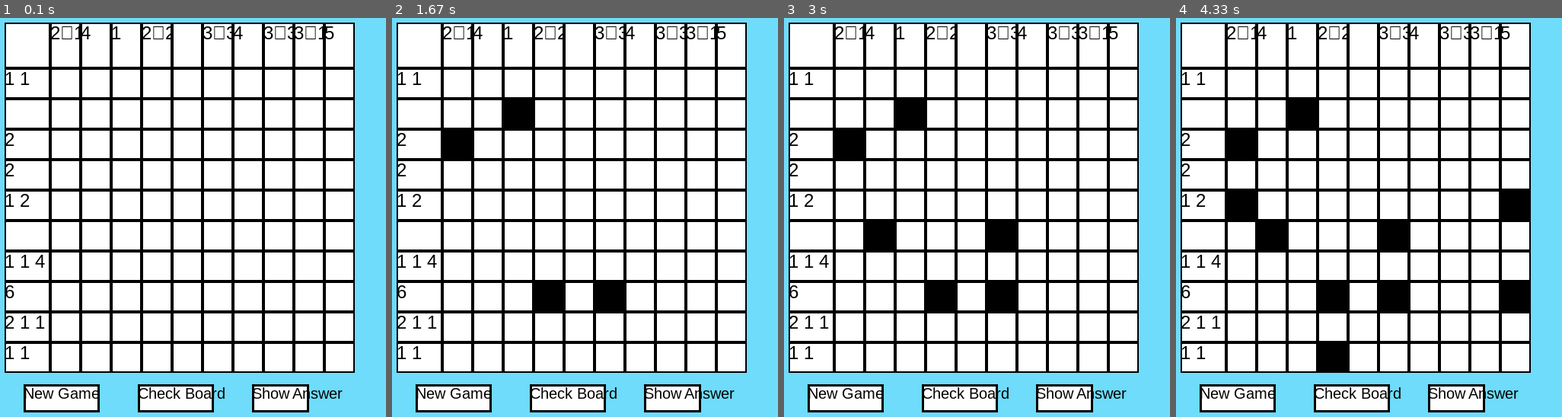
Above: before the commit, frames 1-4 (left to right).
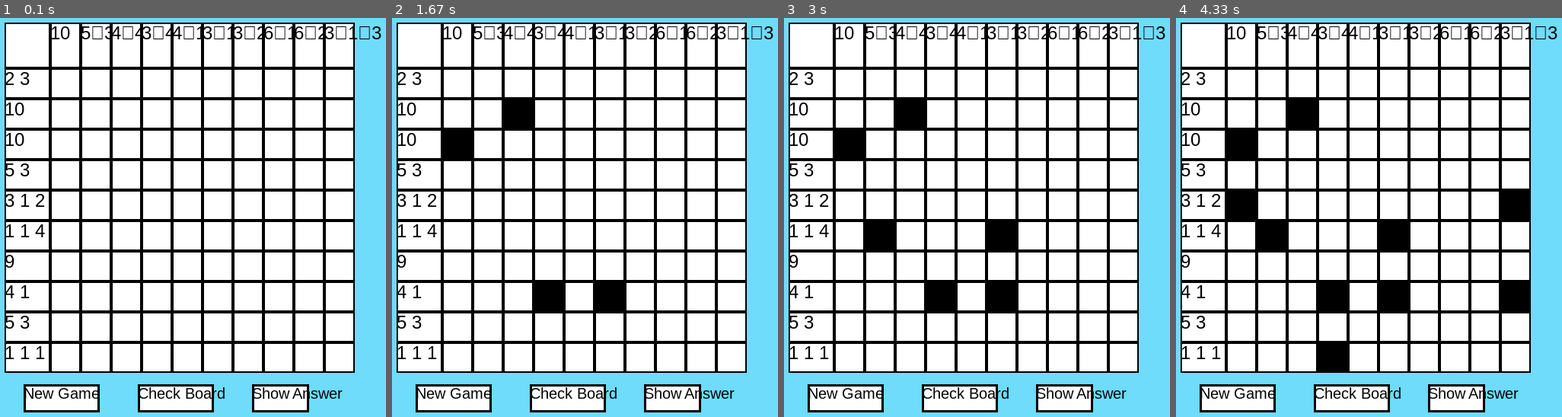
Above: after the commit, the same moments.

Repository: mgoldy925/nonogram-pygame
Game: pygame game, started from gui.py
Two runs of this game, one before a commit and one after it. Both use one fixed random seed, a clock stepped at 60 frames per second and the inputs below.
Inputs (mouse positions are in pixels of both pictures, inside the frame that each line leads up to):
- Up to frame 1 (0.1 s): no input
- Up to frame 2 (1.67 s): press the mouse at (731, 173) at 0.37 s; move the mouse to (588, 157) at 0.47 s; release the mouse at (446, 145) at 0.6 s; press the mouse at (519, 113) at 0.7 s; move the mouse to (569, 209) at 0.8 s; release the mouse at (619, 309) at 0.93 s; press the mouse at (608, 81) at 1.03 s; move the mouse to (565, 101) at 1.13 s; release the mouse at (523, 117) at 1.27 s; press the mouse at (550, 81) at 1.37 s; move the mouse to (546, 185) at 1.47 s; release the mouse at (542, 285) at 1.6 s
- Up to frame 3 (3 s): press the mouse at (1123, 145) at 1.7 s; move the mouse to (996, 189) at 1.8 s; release the mouse at (865, 233) at 1.93 s; click (1058, 85) at 2.05 s; click (1015, 241) at 2.38 s; press the mouse at (1123, 173) at 2.7 s; move the mouse to (1088, 133) at 2.8 s; release the mouse at (1058, 93) at 2.93 s
- Up to frame 4 (4.33 s): press the mouse at (1392, 145) at 3.03 s; move the mouse to (1369, 249) at 3.13 s; release the mouse at (1341, 353) at 3.27 s; click (1241, 205) at 3.38 s; press the mouse at (1453, 173) at 3.7 s; move the mouse to (1484, 189) at 3.8 s; release the mouse at (1519, 205) at 3.93 s; press the mouse at (1334, 145) at 4.03 s; move the mouse to (1423, 221) at 4.13 s; release the mouse at (1507, 293) at 4.27 s

The runs differ from the first frame. In frame 1, 1.7% of the frame differs, in the area x 1-99%, y 2-86%; in frame 2, 1.7%; in frame 3, 1.7%; in frame 4, 1.7%.

Commit message:
more fixes

Diff:
--- a/nonogram.py
+++ b/nonogram.py
@@ -7,7 +7,7 @@
       rows = self.size + 1
       cols = self.size + 1
       self.board = [[0 for _ in range(cols)] for __ in range(rows)]
-      self.answer = [[random.randint(0, 9) < 6 for _ in range(cols)] for __ in range(rows)]
+      self.answer = [[random.randint(0, 9) < 7 for _ in range(self.size)] for __ in range(self.size)]
       self._init_board()
 
     def _init_board(self):
@@ -18,22 +18,26 @@
             for j in range(0, self.size):
                 if self.answer[i][j]:
                     count = count + 1
-                elif not (self.answer[i][j] or j == self.size - 1) and count != 0:
+                elif not self.answer[i][j] and count != 0:
                     newRow.append(count)
                     count = 0
+            if count != 0:
+                newRow.append(count)
+                count = 0
             self.board[i+1][0] = newRow
-            count = 0
 
         for i in range (0, self.size):
             newCol = []
             for j in range(0, self.size):
                 if self.answer[j][i]:
                     count = count + 1
-                elif not (self.answer[j][i] or j == self.size - 1) and count != 0:
+                elif not self.answer[j][i] and count != 0:
                     newCol.append(count)
                     count = 0
+            if count != 0:
+                newCol.append(count)
+                count = 0
             self.board[0][i+1] = newCol
-            count = 0
 
     def check_board(self):
 
